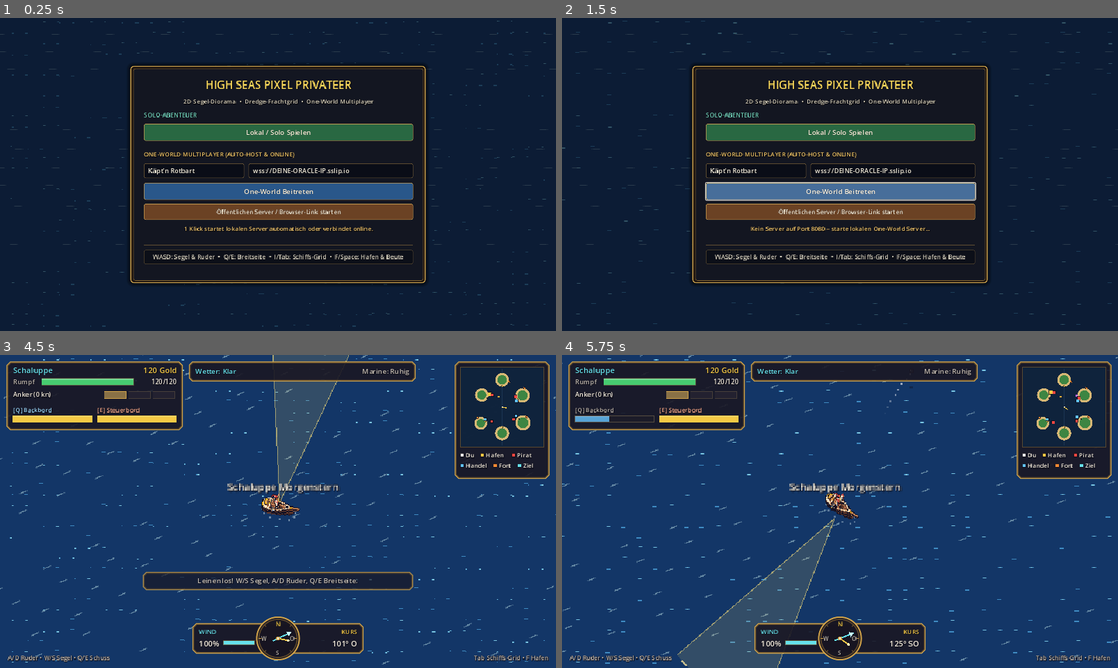
Above: before the commit, frames 1-4 (two rows, left to right).
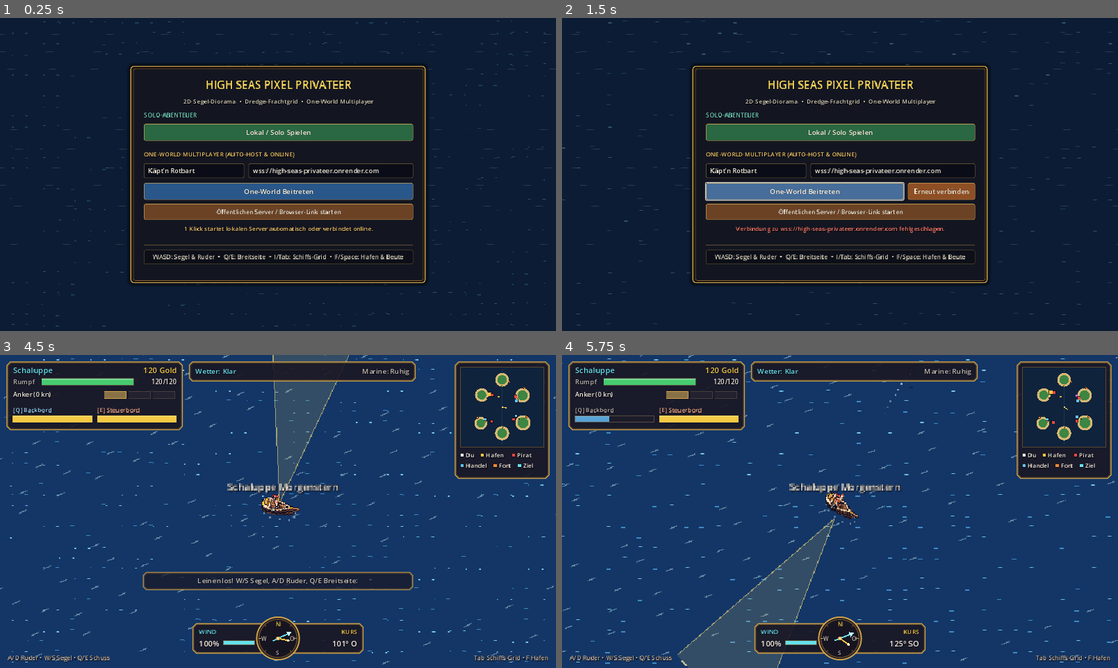
Above: after the commit, the same moments.

Repository: gandidast/high-seas-privateer
Game: Godot game, scene res://main.tscn
Same seed, same stepped clock (60 frames per second), same inputs: the game is played once before the commit and once after it.
Inputs (mouse positions are in pixels of both pictures, inside the frame that each line leads up to):
- Up to frame 1 (0.25 s): no input
- Up to frame 2 (1.5 s): click "One-World Beitreten" at 0.5 s; click "One-World Beitreten" at 1.25 s
- Up to frame 3 (4.5 s): click "Lokal / Solo Spielen" at 2 s; tap Enter at 2.75 s; move the mouse to (400, 495) at 2.77 s; hold D (steer_right) 2.78-3.5 s; hold Q (fire_port) 2.78-3.5 s; click (400, 495) at 2.92 s; drag from (166, 527) to (250, 574) at 3.52 s; move the mouse to (333, 442) at 4.27 s; hold D (steer_right) from 4.28 s (still down); hold F (interact) from 4.28 s (still down)
- Up to frame 4 (5.75 s): release D (steer_right) at 5 s; release F (interact) at 5 s; drag from (812, 574) to (673, 464) at 5.02 s

The runs differ from the first frame. In frame 1, 0.2% of the frame differs, in the area x 49-69%, y 48-50%; in frame 2, 1.5%, in the area x 31-75%, y 48-69%; in frame 3, less than 0.1%; in frame 4, nothing differs.

Commit message:
Set default server URL to live Render WSS endpoint and extend cold-wake timeout

Diff:
--- a/net/network_manager.gd
+++ b/net/network_manager.gd
@@ -17,7 +17,7 @@
 const INPUT_INTERVAL: float = 0.05
 const LOCAL_PROBE_TIMEOUT_SEC: float = 0.6
 const SERVER_BOOT_WAIT_SEC: float = 0.8
-const CLIENT_CONNECT_TIMEOUT_SEC: float = 10.0
+const CLIENT_CONNECT_TIMEOUT_SEC: float = 40.0
 const MAX_BOOT_CONNECT_RETRIES: int = 3
 
 enum Mode {
@@ -294,6 +294,8 @@
 	else:
 		if used_placeholder_fallback:
 			connection_status_changed.emit("Platzhalter erkannt – verbinde mit %s ..." % _pending_url)
+		elif _pending_url.contains("onrender.com"):
+			connection_status_changed.emit("Verbinde mit One-World (%s – Render Free Tier wacht ggf. ~25s auf)..." % _pending_url)
 		else:
 			connection_status_changed.emit("Verbinde mit One-World (%s)..." % _pending_url)
 		_connect_timeout_timer = CLIENT_CONNECT_TIMEOUT_SEC
--- a/net/server_config.gd
+++ b/net/server_config.gd
@@ -4,7 +4,7 @@
 ## Supports 24/7 Oracle Cloud (sslip.io wss://), local localhost:8080 fallback,
 ## HTML5 URL query parameters (?server=wss://...), and persistent captain profile.
 
-const DEFAULT_SERVER_URL := "wss://DEINE-ORACLE-IP.sslip.io"
+const DEFAULT_SERVER_URL := "wss://high-seas-privateer.onrender.com"
 const LOCAL_SERVER_URL := "ws://localhost:8080"
 const PROFILE_PATH := "user://player_profile.cfg"
 
